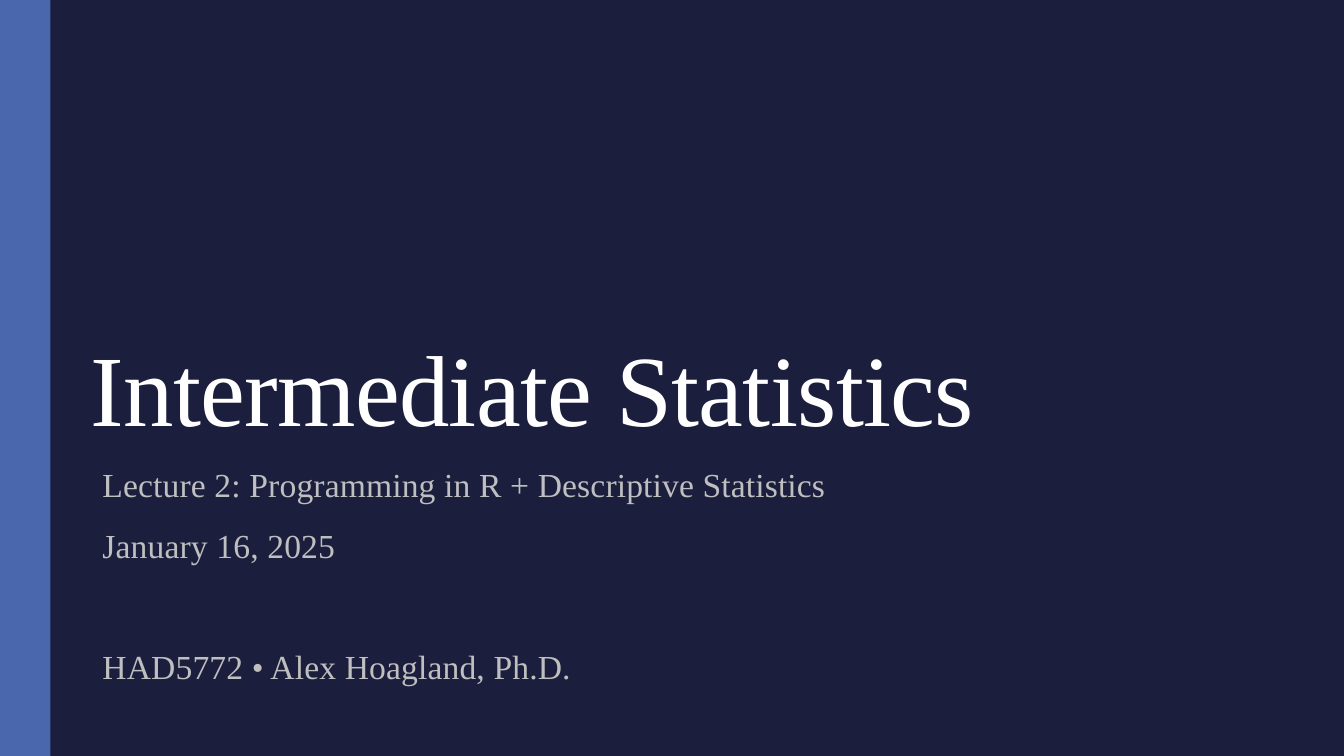
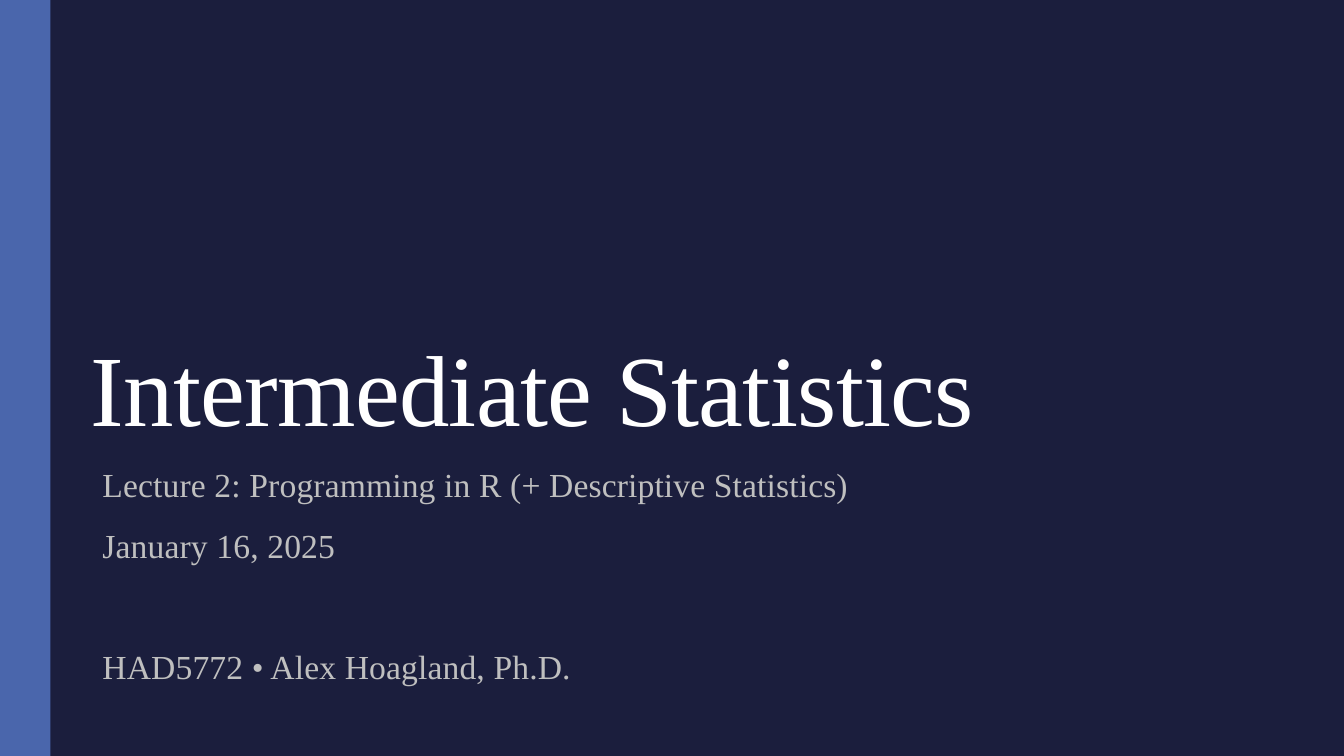
Before and after one commit to alex-hoagland/HAD5772, a slide deck: slide 1 of Lectures/Lecture02_Intro-to-R_DescriptiveStatistics/Lecture2_RIntro_Descriptives.pptx. Drawn at 1344x756 pixels with LibreOffice and Linux fonts; fonts in the diff are those of the drawing. Boxes give left, top, right and bottom in pixels: in the first picture for what was removed or moved away, otherwise in the second. Text is boxed around its words. In the diff, an @@ line names an element or a change of style, - is before the commit and + after.

```diff
--- a/Lectures/Lecture02_Intro-to-R_DescriptiveStatistics/Lecture2_RIntro_Descriptives.pptx
+++ b/Lectures/Lecture02_Intro-to-R_DescriptiveStatistics/Lecture2_RIntro_Descriptives.pptx
@@ subtitle at (102,474,848,504): text changed @@
-Lecture 2: Programming in R + Descriptive Statistics
+Lecture 2: Programming in R (+ Descriptive Statistics)
```
Also in this commit, not shown: 34 slides removed, 3 other files.
